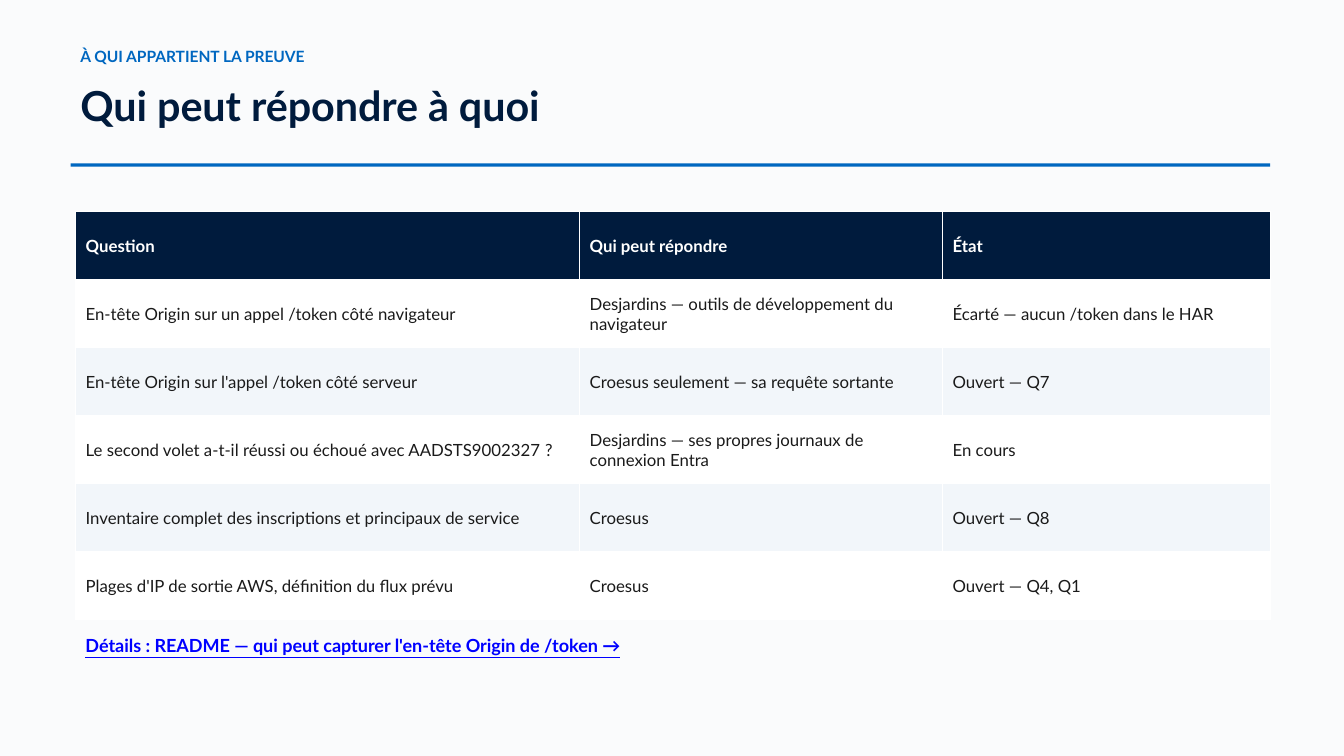
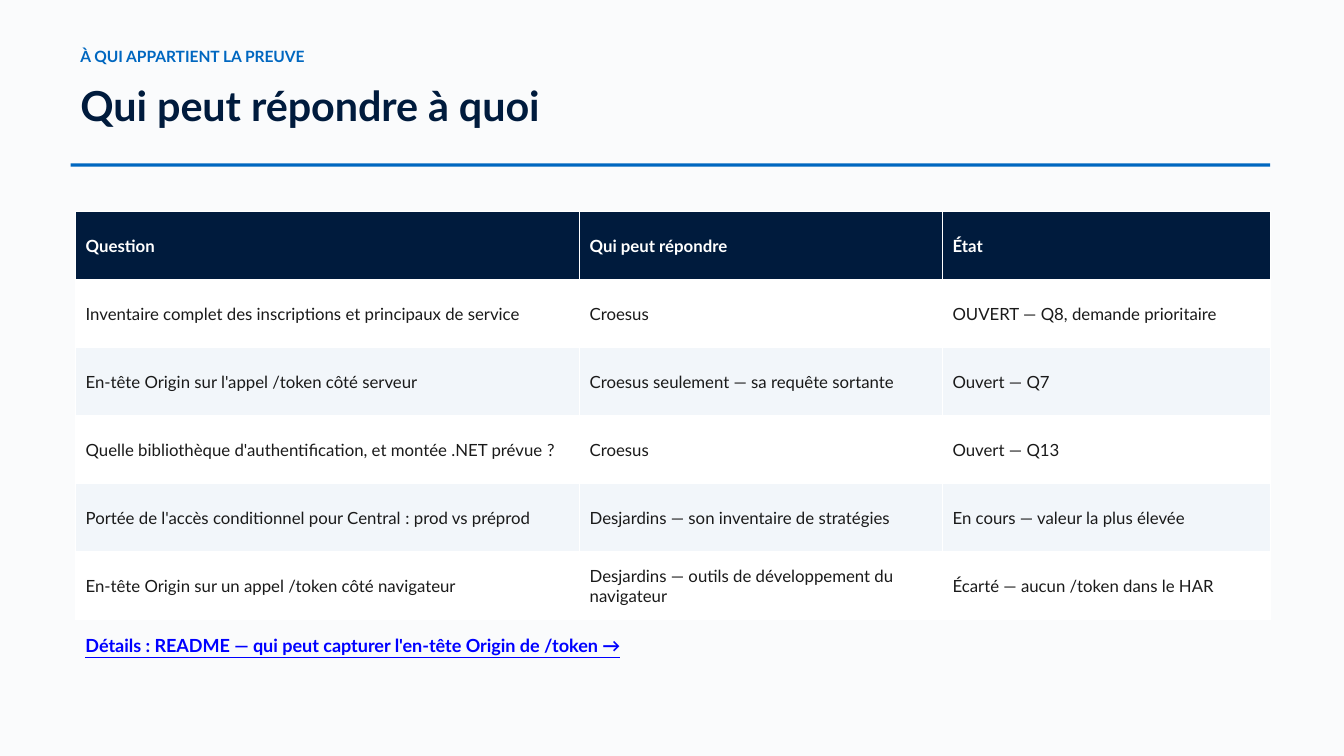
Before and after one commit to devopsabcs-engineering/croesus, a slide deck: slide 9 of docs/deck/croesus-session-deck-fr.pptx. Drawn at 1344x756 pixels with LibreOffice and Linux fonts; fonts in the diff are those of the drawing. Boxes give left, top, right and bottom in pixels: in the first picture for what was removed or moved away, otherwise in the second. Text is boxed around its words. In the diff, an @@ line names an element or a change of style, - is before the commit and + after.

Commit message:
Update evidence narrative and registration shape panel with findings from Croesus session
- Revised the evidence narrative to reflect the updated date and key findings from the three-way session with Croesus, emphasizing the type mismatch in application registration.
- Enhanced the RegistrationShapePanel component to clarify the distinction between `spa` and `web` platform registrations, including new findings and implications for GPD Central.
- Added a new document detailing the findings from the three-way session, outlining the current state, open questions, and potential routes for resolution.

```diff
--- a/docs/deck/croesus-session-deck-fr.pptx
+++ b/docs/deck/croesus-session-deck-fr.pptx
@@ table at (x1=76, y1=212, x2=1270, y2=620) @@
+row 2: Inventaire complet des inscriptions et principaux de service | Croesus | OUVERT — Q8, demande prioritaire
+row 3: En-tête Origin sur l'appel /token côté serveur | Croesus seulement — sa requête sortante | Ouvert — Q7
+row 4: Quelle bibliothèque d'authentification, et montée .NET prévue ? | Croesus | Ouvert — Q13
+row 5: Portée de l'accès conditionnel pour Central : prod vs préprod | Desjardins — son inventaire de stratégies | En cours — valeur la plus élevée
-row 3: En-tête Origin sur l'appel /token côté serveur | Croesus seulement — sa requête sortante | Ouvert — Q7
-row 4: Le second volet a-t-il réussi ou échoué avec AADSTS9002327 ? | Desjardins — ses propres journaux de connexion Entra | En cours
-row 5: Inventaire complet des inscriptions et principaux de service | Croesus | Ouvert — Q8
-row 6: Plages d'IP de sortie AWS, définition du flux prévu | Croesus | Ouvert — Q4, Q1
```
Also in this commit, not shown: 10 other slides changed, 8 other files.
